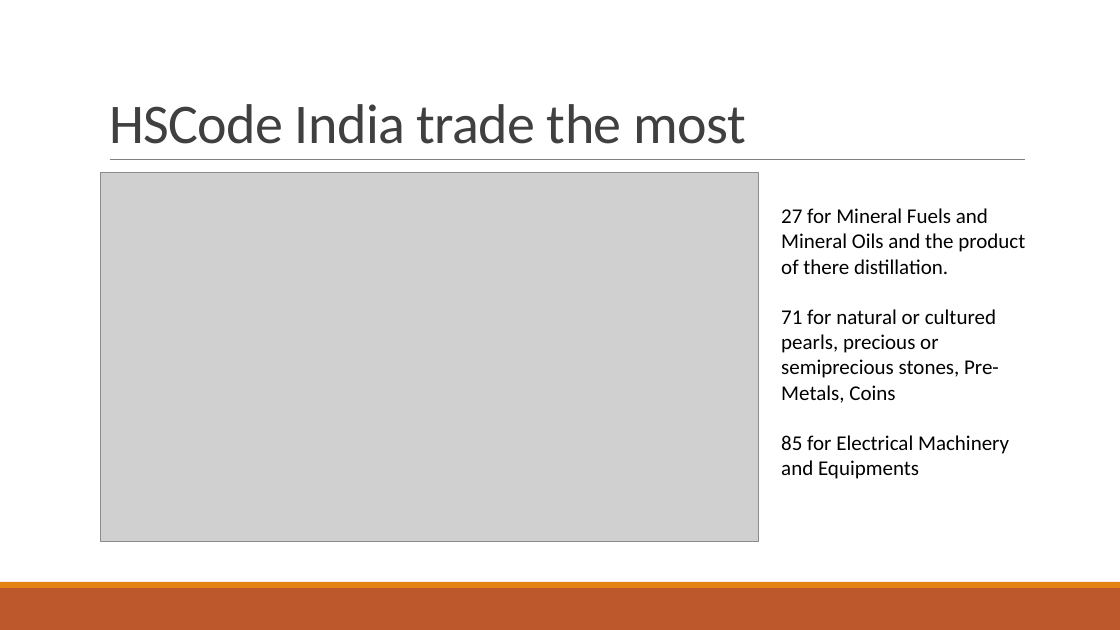
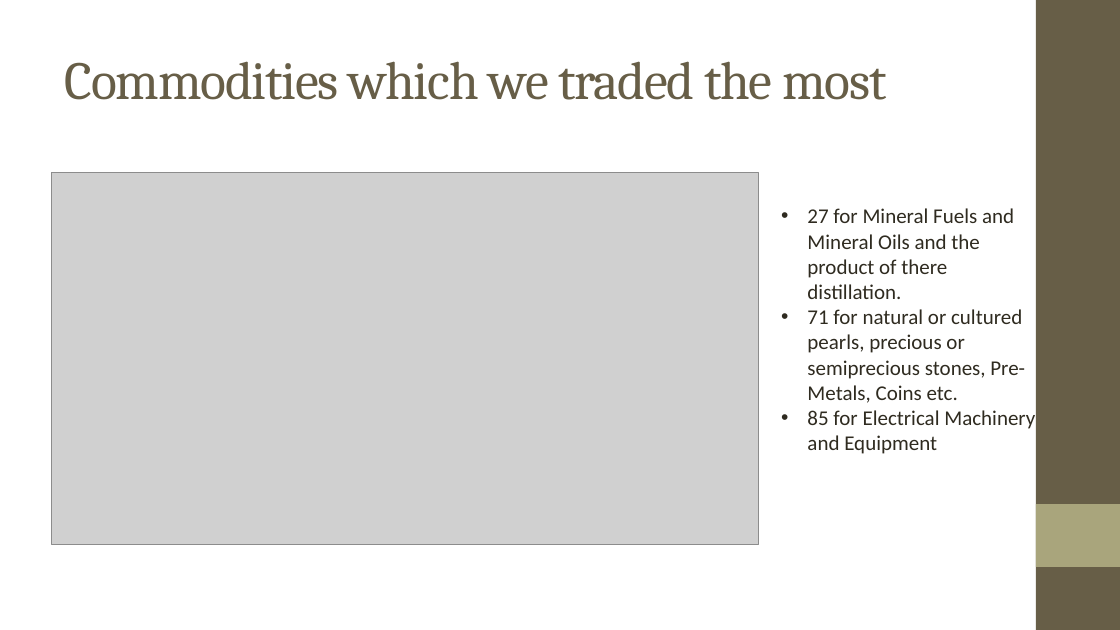
Before and after one commit to ForkedRepositories/Indian-Trade-Data-Analysis-and-Forecasting, a slide deck: slide 6 of Documents/Final Thesis/Indian Trade Analysis and Forecasting.pptx. Drawn at 1120x630 pixels with LibreOffice and Linux fonts; fonts in the diff are those of the drawing; grey boxes stand for pictures; background and template pictures are left out. Boxes give left, top, right and bottom in pixels: in the first picture for what was removed or moved away, otherwise in the second. Text is boxed around its words. In the diff, an @@ line names an element or a change of style, - is before the commit and + after.

```diff
--- a/Documents/Final Thesis/Indian Trade Analysis and Forecasting.pptx
+++ b/Documents/Final Thesis/Indian Trade Analysis and Forecasting.pptx
@@ title "Commodities which we traded the ..." at [64, 61, 886, 100]: vertical alignment bottom to middle @@
@@ rectangle added at [1036, 0, 1120, 630], fill #675E47 @@
@@ title at [64, 61, 886, 100]: text changed; size 48 to 46 pt; font Calibri to Cambria; text colour #404040 to #675E47 @@
-HSCode India trade the most
+Commodities which we traded the most
@@ picture: place and size @@
-picture at [101, 172, 758, 542]
+picture at [51, 172, 758, 544]
@@ line removed from (110, 160) to (1026, 160) @@
@@ text at [807, 208, 1014, 299]: text colour #000000 to #2F2B20 in "27 for Mineral Fuels and Mineral Oils ..."; bullet none to • @@
@@ text at [807, 309, 1035, 454]: text changed; text colour #000000 to #2F2B20 @@
-71 for natural or cultured pearls, precious or semiprecious stones, Pre-Metals, Coins
-85 for Electrical Machinery and Equipments
+• 71 for natural or cultured pearls, precious or semiprecious stones, Pre-Metals, Coins etc.
+• 85 for Electrical Machinery and Equipment
@@ rectangle added at [1036, 504, 1120, 567], fill #A9A57C @@
@@ rectangle removed at [0, 588, 1120, 630] @@
@@ rectangle removed at [0, 582, 1120, 588] @@
```
Also in this commit, not shown: 10 other slides changed, 7 slides added, 3 slides removed.
